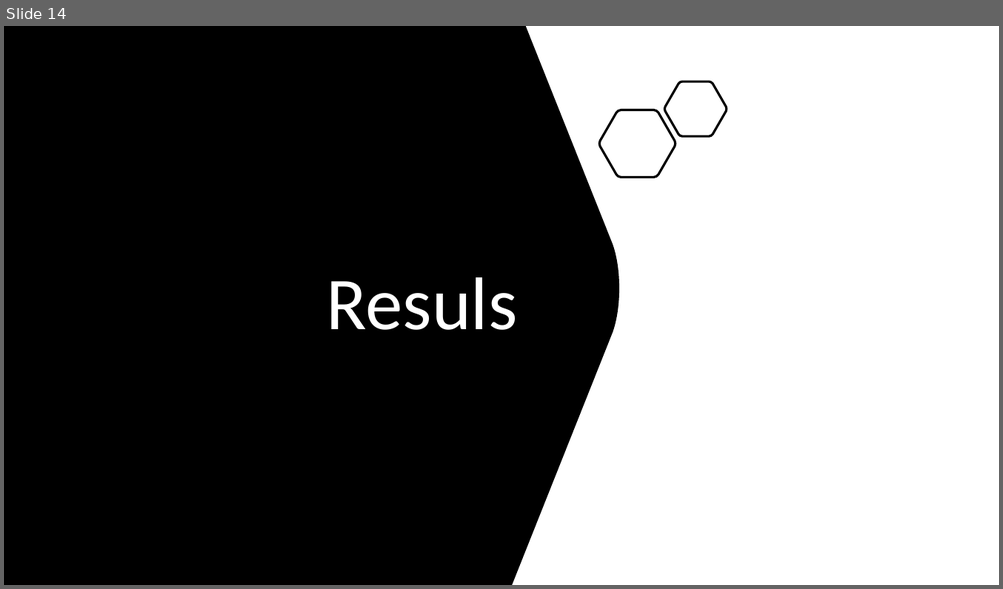
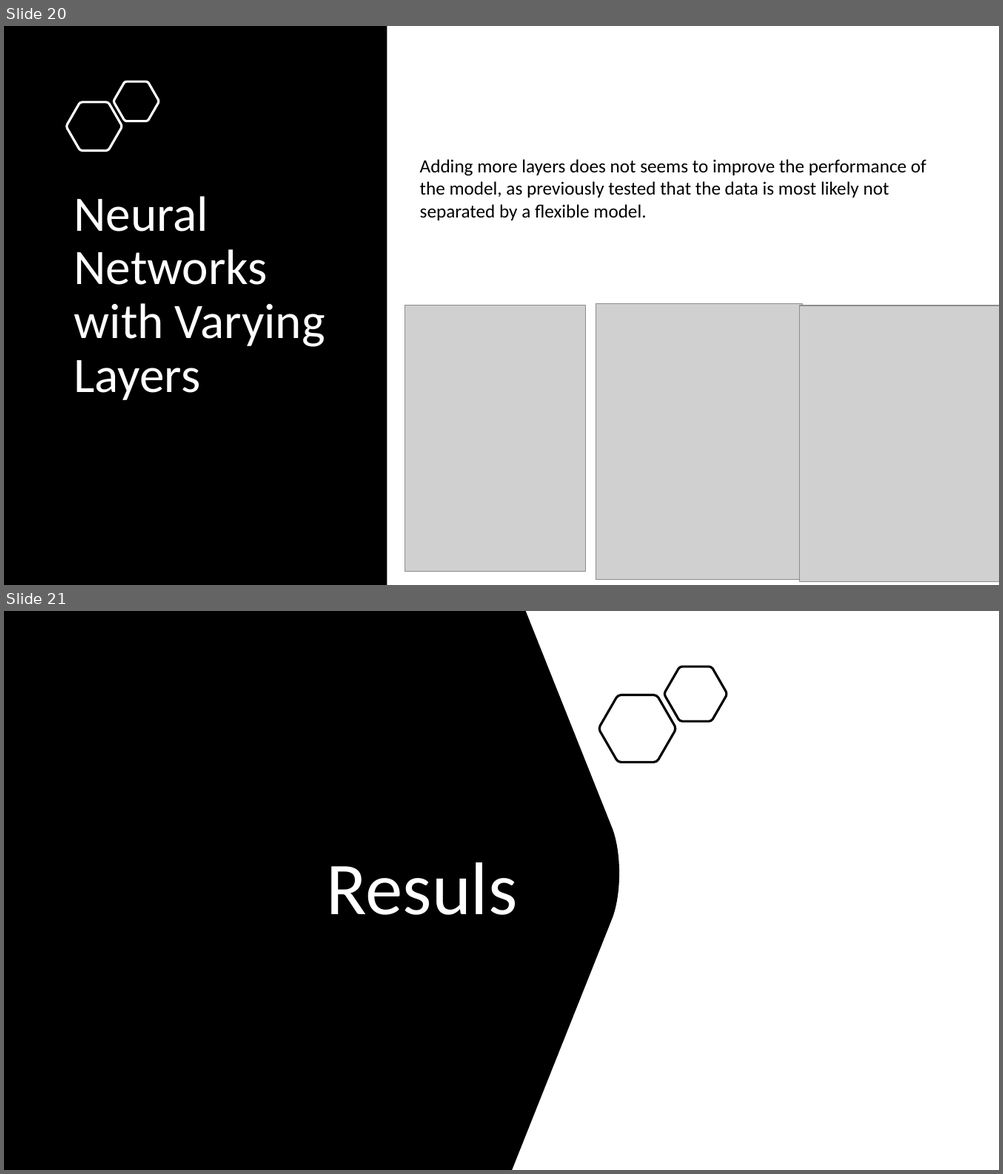
Before and after one commit to yl5741/ML-Proj, a slide deck: Heart Attack Analysis.pptx. Shown one above the other, each under a label of ours: slide 14 before the commit, slides 20 and 21 after it. The pictures are 1003x589 and 1003x1174 pixels, drawn with LibreOffice and Linux fonts; fonts in the diff are those of the drawing; grey boxes stand for pictures. Boxes give left, top, right and bottom in pixels: in the first picture for what was removed or moved away, otherwise in the second. Text is boxed around its words. In the diff, an @@ line names an element or a change of style, - is before the commit and + after.

```diff
--- a/Heart Attack Analysis.pptx
+++ b/Heart Attack Analysis.pptx
@@ slide 20 added at box(4, 26, 999, 585), background #FFFFFF @@
@@ rectangle added at box(4, 26, 387, 585), fill #000000 @@
@@ freeform shape added at box(114, 82, 159, 121), outline #FFFFFF 2.25 pt @@
@@ freeform shape added at box(67, 102, 122, 150), outline #FFFFFF 2.25 pt @@
@@ text added at box(420, 159, 926, 221), 18 pt, text #000000 @@
+Adding more layers does not seems to improve the performance of the model, as previously tested that the data is most likely not separated by a flexible model.
@@ title added at box(74, 196, 325, 400), 48 pt, text #FFFFFF @@
+Neural Networks with Varying Layers
@@ picture added at box(404, 306, 585, 572) @@
@@ picture added at box(596, 304, 802, 580) @@
@@ picture added at box(800, 306, 999, 582) @@
@@ what was slide 14 is now slide 21 @@
```
Also in this commit, not shown: 5 slides changed, 9 other slides added, 3 slides removed.
